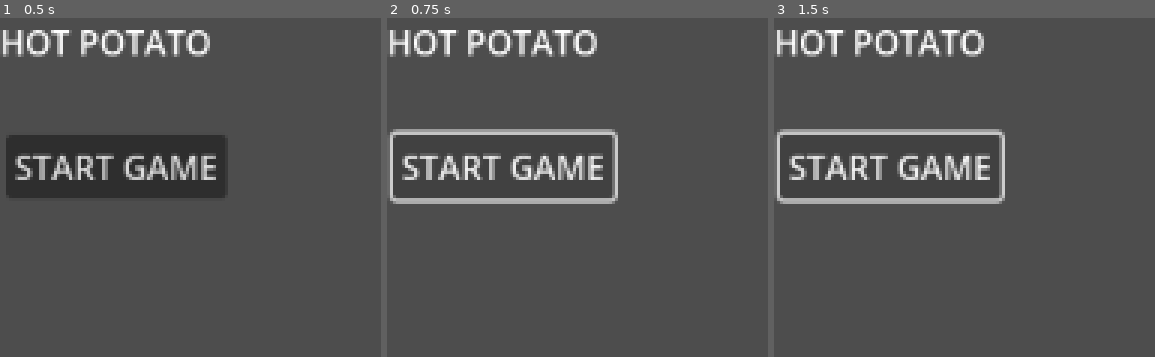
Above: before the commit, frames 1-3 (left to right).
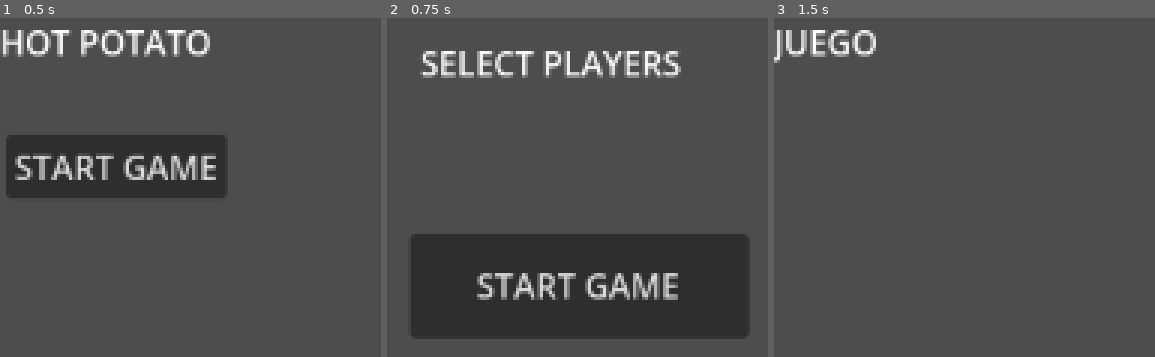
Above: after the commit, the same moments.

Repository: lucianocanovas/hot-potato
Game: Godot game, scene res://scenes/Menu/MainMenu.tscn
Two runs of this game, one before a commit and one after it. Both use one fixed random seed, a clock stepped at 60 frames per second and the inputs below. Before the commit the project starts from res://scenes/mainMenu/mainMenu.tscn.
Inputs:
- Up to frame 1 (0.5 s): no input
- Up to frame 2 (0.75 s): click "START GAME" at 0.5 s
- Up to frame 3 (1.5 s): click "START GAME" at 1.25 s

Frame 1 is identical in both runs. In frame 2, 36% of the frame differs, in the area x 0-95%, y 3-95%; in frame 3, 7.4%.

Commit message:
basic menus and scenes

Diff:
--- a/project.godot
+++ b/project.godot
@@ -11,7 +11,7 @@
 [application]
 
 config/name="Hot Potato"
-run/main_scene="res://scenes/mainMenu/mainMenu.tscn"
+run/main_scene="res://scenes/Menu/MainMenu.tscn"
 config/features=PackedStringArray("4.4", "Mobile")
 
 [editor]
--- /dev/null
+++ b/scenes/Games/MathCalc.tscn
@@ -0,0 +1,3 @@
+[gd_scene format=3 uid="uid://db0tpj7jf0jc6"]
+
+[node name="mathCalc" type="Node"]
--- /dev/null
+++ b/scenes/MainGame/Game.tscn
@@ -0,0 +1,8 @@
+[gd_scene format=3 uid="uid://dfxe1us7oc3kf"]
+
+[node name="game" type="Node2D"]
+
+[node name="label" type="Label" parent="."]
+offset_right = 40.0
+offset_bottom = 23.0
+text = "JUEGO"
--- /dev/null
+++ b/scenes/Menu/MainMenu.gd
@@ -0,0 +1,6 @@
+extends Control
+
+@onready var start: Button = $start
+
+func _on_start_pressed():
+	get_tree().change_scene_to_file("res://scenes/Menu/PlayerSelector/PlayerMenu.tscn")
--- a/scenes/mainMenu/mainMenu.tscn
+++ b/scenes/Menu/MainMenu.tscn
@@ -1,10 +1,13 @@
-[gd_scene format=3 uid="uid://dydf23tufjgxt"]
+[gd_scene load_steps=2 format=3 uid="uid://dydf23tufjgxt"]
+
+[ext_resource type="Script" uid="uid://ctfgk6cijqn1n" path="res://scenes/Menu/MainMenu.gd" id="1_gtj50"]
 
 [node name="mainMenu" type="Control"]
 layout_mode = 3
 anchors_preset = 0
 offset_right = 40.0
 offset_bottom = 40.0
+script = ExtResource("1_gtj50")
 
 [node name="title" type="Label" parent="."]
 layout_mode = 0
@@ -20,3 +23,5 @@
 offset_right = 109.0
 offset_bottom = 87.0
 text = "START GAME"
+
+[connection signal="pressed" from="start" to="." method="_on_start_pressed"]
--- /dev/null
+++ b/scenes/Menu/PlayerSelector/PlayerMenu.gd
@@ -0,0 +1,6 @@
+extends Control
+
+@onready var start: Button = $start
+
+func _on_start_pressed():
+	get_tree().change_scene_to_file("res://scenes/MainGame/Game.tscn")
--- /dev/null
+++ b/scenes/Menu/PlayerSelector/PlayerMenu.tscn
@@ -0,0 +1,37 @@
+[gd_scene load_steps=2 format=3 uid="uid://by23ji6glee0p"]
+
+[ext_resource type="Script" uid="uid://cw5xssfm21do3" path="res://scenes/Menu/PlayerSelector/PlayerMenu.gd" id="1_jtpv1"]
+
+[node name="playerSelector" type="Control"]
+layout_mode = 3
+anchors_preset = 15
+anchor_right = 1.0
+anchor_bottom = 1.0
+grow_horizontal = 2
+grow_vertical = 2
+script = ExtResource("1_jtpv1")
+
+[node name="title" type="Label" parent="."]
+layout_mode = 0
+offset_left = 16.0
+offset_top = 10.0
+offset_right = 227.0
+offset_bottom = 66.0
+text = "SELECT PLAYERS"
+
+[node name="playersGrid" type="GridContainer" parent="."]
+layout_mode = 0
+offset_left = 5.0
+offset_top = 31.0
+offset_right = 168.0
+offset_bottom = 135.0
+
+[node name="start" type="Button" parent="."]
+layout_mode = 0
+offset_left = 11.0
+offset_top = 104.0
+offset_right = 174.0
+offset_bottom = 154.0
+text = "START GAME"
+
+[connection signal="pressed" from="start" to="." method="_on_start_pressed"]
--- /dev/null
+++ b/scenes/Menu/PlayerSelector/PlayerSlot.gd
@@ -0,0 +1 @@
+extends VBoxContainer
--- /dev/null
+++ b/scenes/Menu/PlayerSelector/PlayerSlot.tscn
@@ -0,0 +1,10 @@
+[gd_scene load_steps=2 format=3 uid="uid://cyvgmh605pkor"]
+
+[ext_resource type="Script" uid="uid://dsf26frhx77ge" path="res://scenes/Menu/PlayerSelector/PlayerSlot.gd" id="1_v3y4g"]
+
+[node name="playerSlot" type="VBoxContainer"]
+script = ExtResource("1_v3y4g")
+
+[node name="nameSelector" type="LineEdit" parent="."]
+layout_mode = 2
+placeholder_text = "PLAYERS NAME"
Not shown, added: scenes/Menu/MainMenu.gd.uid
Not shown, added: scenes/Menu/PlayerSelector/PlayerMenu.gd.uid
Not shown, added: scenes/Menu/PlayerSelector/PlayerSlot.gd.uid
